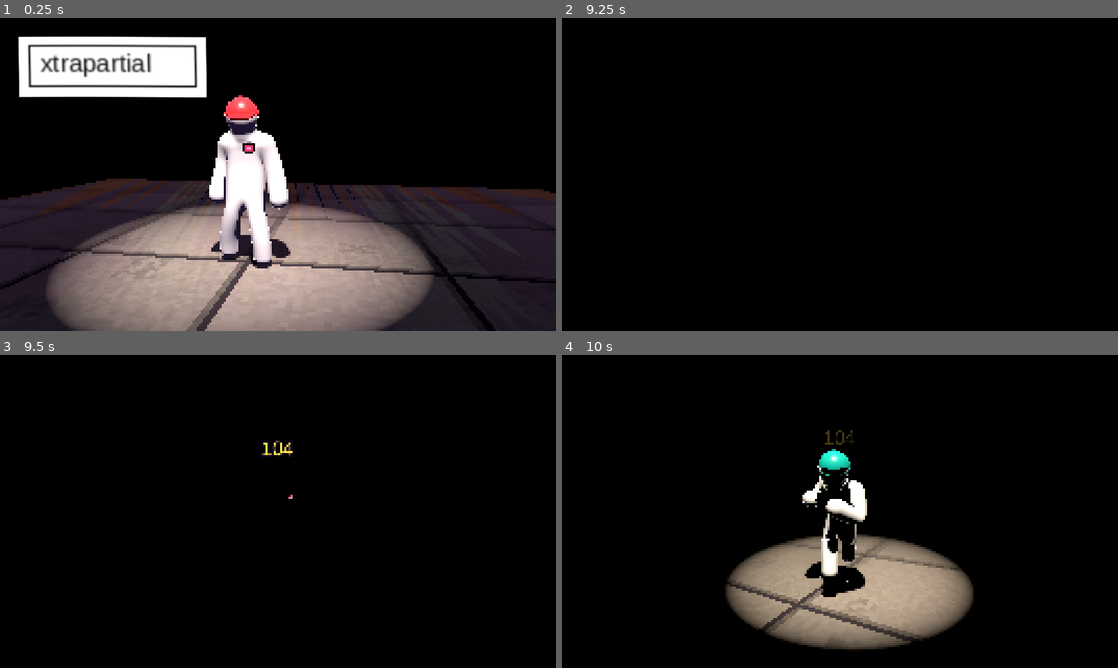
Above: before the commit, frames 1-4 (two rows, left to right).
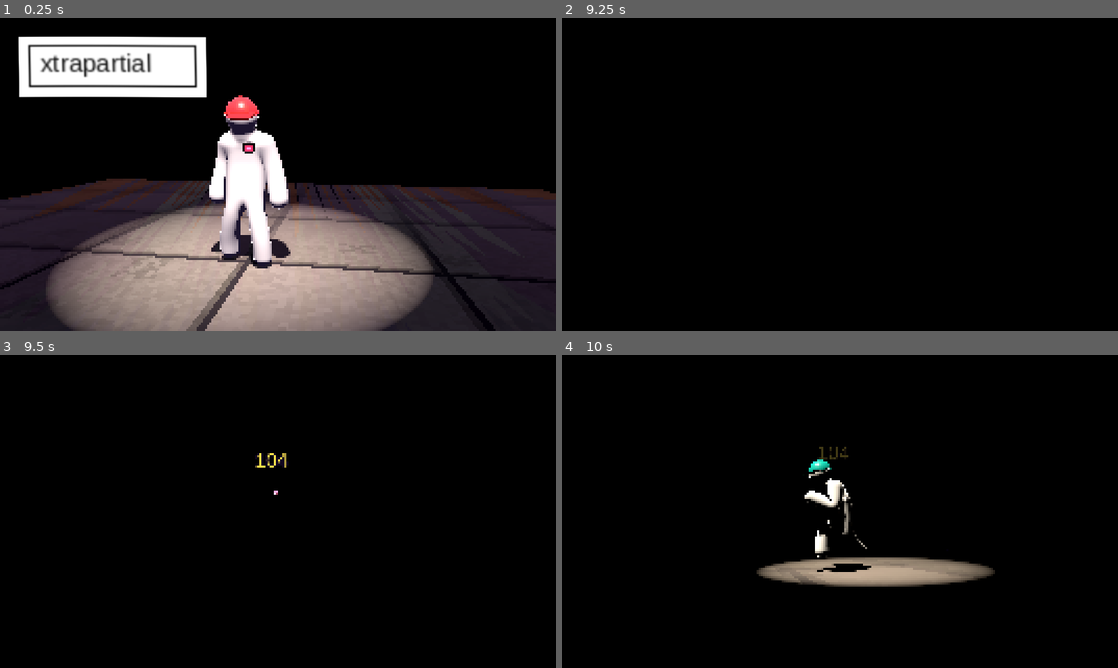
Above: after the commit, the same moments.

Repository: shrimpsooup2/xpl
Game: Godot game, scene res://scenes/main_menu.tscn
The game is run twice, just before and just after one commit, with the same random seed, the same clock (stepped at 60 frames per second) and the same inputs.
Inputs (mouse positions are in pixels of both pictures, inside the frame that each line leads up to):
- Up to frame 1 (0.25 s): no input
- Up to frame 2 (9.25 s): click "free-for-all" at 0.5 s; tap Enter at 1.25 s; move the mouse to (867, 174) at 1.27 s; hold Right mouse button (alt_fire) 1.28-2.03 s; hold W (move_forward) 1.28-6.53 s; tap Space (jump) at 1.52, 2.27, 3.77, 4.52, 5.27, 6.77, 7.52, 8.27 s; click (867, 174) at 1.55 s; move the mouse to (812, 174) at 2.02 s; click (812, 174) at 2.1 s; right-click (812, 174) at 2.3 s; move the mouse to (851, 168) at 2.77 s; hold Right mouse button (alt_fire) 2.78-3.53 s; click (851, 168) at 3.05 s; move the mouse to (834, 180) at 3.52 s; tap Ctrl (crouch) at 3.6 s; click (834, 180) at 3.67 s; right-click (834, 180) at 3.8 s; move the mouse to (878, 177) at 4.27 s; hold Shift (dash) 4.28-5.03 s; click (878, 177) at 4.55 s; tap F2 (debug_respawn) at 4.9 s; move the mouse to (795, 171) at 5.02 s; click (795, 171) at 5.1 s; right-click (795, 171) at 5.3 s; move the mouse to (845, 174) at 5.77 s; hold E (interact) 5.78-6.53 s; click (845, 174) at 6.05 s; move the mouse to (817, 168) at 6.52 s; hold D (move_right) 6.53-7.28 s; tap Tab (scoreboard) at 6.6 s; click (817, 168) at 6.67 s; right-click (817, 168) at 6.8 s; move the mouse to (867, 174) at 7.27 s; hold Q (throw_weapon) 7.28-8.03 s; hold W (move_forward) from 7.28 s (still down); click (867, 174) at 7.55 s; move the mouse to (812, 174) at 8.02 s; tap G (use_throwable) at 8.1 s; click (812, 174) at 8.17 s; right-click (812, 174) at 8.3 s; move the mouse to (851, 168) at 8.77 s; hold 2 (weapon_fists) from 8.78 s (still down); click (851, 168) at 9.05 s
- Up to frame 3 (9.5 s): keep holding W (move_forward); keep holding 2 (weapon_fists)
- Up to frame 4 (10 s): move the mouse to (834, 517) at 9.52 s; release W (move_forward) at 9.53 s; release 2 (weapon_fists) at 9.53 s; hold A (move_left) from 9.53 s (still down); tap 1 (weapon_primary) at 9.6 s; click (834, 517) at 9.67 s; tap Space (jump) at 9.77 s; right-click (834, 517) at 9.8 s

Frames 1-2 are identical in both runs. In frame 3, 0.4% of the frame differs, in the area x 45-53%, y 27-46%; in frame 4, 13%, in the area x 29-78%, y 24-94%.

Commit message:
Dying in a game no longer leaves you on a black screen; lower death camera
After the death cinematic the screen stayed black, with the world's
lights off and no HUD, until something respawned you. The sandbox does
at once, but a game doesn't: free-for-all waits for the round to end,
so dying there looked like the game had frozen.

Now, when the cinematic's over and you aren't straight back, the world
is put back, the picture fades in from black, and you watch someone
alive: whoever killed you first, else the next one (teammates first in
teams). The camera rides behind them and pulls in rather than go
through walls; click for the next, right-click for the last, and when
the one you're watching dies it moves on. A box at the bottom says who
you're watching and when you're back ("back in 2", "back soon" on an
online client, or "out till the round's over").

The death camera also moves: 4 m away instead of 3.2, low down (0.45 m,
looking up at you) and 40 degrees round to one side instead of straight
in front.

Test: after dying in a game you watch your killer from just behind them
as the picture fades back in; a click moves on; when they die it moves
on to whoever's left, and to nobody when everyone's down; respawning
ends it. GDD 10.5.

Co-Authored-By: Claude Opus 5.5 <noreply@anthropic.com>
Claude-Session: https://claude.ai/code/session_01Tj9HxZHYVTVMQ6X4MXNMBu

Diff:
--- a/src/game/match.gd
+++ b/src/game/match.gd
@@ -489,6 +489,11 @@
 
 
 ## The local person's PlayerInfo, or null (a dedicated server).
+## Seconds until `info` respawns, or -1 if they aren't waiting to.
+func respawn_in(info: PlayerInfo) -> float:
+	return maxf(_respawns[info], 0.0) if _respawns.has(info) else -1.0
+
+
 func local_info() -> PlayerInfo:
 	for info in infos:
 		if info.local:
--- a/src/player/death_sequence.gd
+++ b/src/player/death_sequence.gd
@@ -2,7 +2,8 @@
 extends Node
 ## The local player's death cinematic. The screen blacks out, the world goes
 ## dark, a spotlight clunks on beside you and swings over to settle on you,
-## the camera looks at you from the front, and you comically fall apart.
+## the camera looks up at you from low down, back a way and off to one
+## side, and you comically fall apart.
 ##
 ## Presentation only: the player's simulation has already stopped. Every
 ## timing is a constant here so it's easy to tune.
@@ -17,16 +18,21 @@
 const CAPTION_DELAY := 0.5  # After the last piece falls.
 const HOLD := 1.8
 const FADE_OUT := 0.3
-
-const CAMERA_DISTANCE := 3.2
-const CAMERA_HEIGHT := 1.3
-const LOOK_HEIGHT := 0.95
+## Back from black when it's over and you watch someone (Player.spectate).
+const FADE_BACK := 0.35
+
+## The camera: this far away, this low (looking up at you), and turned this
+## far round from straight in front.
+const CAMERA_DISTANCE := 4.0
+const CAMERA_HEIGHT := 0.45
+const CAMERA_ANGLE := deg_to_rad(40.0)
+const LOOK_HEIGHT := 0.9
 ## Once you crumble, the camera tilts down to the heap.
 const HEAP_LOOK_HEIGHT := 0.35
 const HEAP_TILT_START := 1.3  # Seconds after the collapse begins.
 const HEAP_TILT_TIME := 1.1
 ## How far the camera creeps toward you over the sequence.
-const DOLLY := 0.7
+const DOLLY := 0.8
 const DOLLY_TIME := 4.0
 
 ## The spotlight hangs high in front of you, on the camera's side, like a
@@ -102,8 +108,9 @@
 		player.model.fall_apart(true, _camera_position()))
 
 
-## Ends the sequence early (or at the end) and puts the world back.
-func stop() -> void:
+## Ends the sequence early (or at the end) and puts the world back; with
+## `fade_back`, the picture fades back in from black.
+func stop(fade_back := false) -> void:
 	if not _active:
 		return
 	_active = false
@@ -112,8 +119,13 @@
 	if player.model.fell_apart.is_connected(_on_fell_apart):
 		player.model.fell_apart.disconnect(_on_fell_apart)
 	_restore_world()
-	_overlay.color.a = 0.0
 	_caption.visible = false
+	if fade_back:
+		_overlay.color.a = 1.0
+		_tween = create_tween()
+		_tween.tween_property(_overlay, "color:a", 0.0, FADE_BACK)
+	else:
+		_overlay.color.a = 0.0
 
 
 func _process(delta: float) -> void:
@@ -123,7 +135,7 @@
 	var tilt := smoothstep(0.0, 1.0, (_elapsed - _collapse_at - HEAP_TILT_START) / HEAP_TILT_TIME)
 	var look := _feet + Vector3.UP * lerpf(LOOK_HEIGHT, HEAP_LOOK_HEIGHT, tilt)
 	var creep := ease(clampf(_elapsed / DOLLY_TIME, 0.0, 1.0), 0.6) * DOLLY
-	var from := _camera_position() - _facing * creep
+	var from := _camera_position() - _toward_camera() * creep
 	# Never inside a wall: swept out from over the body, stopping short.
 	var over := _feet + Vector3.UP * CAMERA_HEIGHT
 	from = over.lerp(from, player.reach_toward(over, from))
@@ -131,7 +143,12 @@
 
 
 func _camera_position() -> Vector3:
-	return _feet + _facing * CAMERA_DISTANCE + Vector3.UP * CAMERA_HEIGHT
+	return _feet + _toward_camera() * CAMERA_DISTANCE + Vector3.UP * CAMERA_HEIGHT
+
+
+## From you toward the camera: in front of you, turned CAMERA_ANGLE round.
+func _toward_camera() -> Vector3:
+	return Basis(Vector3.UP, CAMERA_ANGLE) * _facing
 
 
 # --- Steps --------------------------------------------------------------------
--- a/src/player/player.gd
+++ b/src/player/player.gd
@@ -31,6 +31,8 @@
 ## it as a ball this big (it covers the near plane at the widest FOV), and
 ## stops short of the world; it comes back out this fast once clear.
 const CAMERA_PROBE := 0.15
+## Watching someone after you've died: this far behind them.
+const SPECTATE_DISTANCE := 3.4
 const CAMERA_RECOVER := 4.0
 const THIRD_PERSON_DISTANCE := 3.4
 const THIRD_PERSON_HEIGHT := 0.5
@@ -114,6 +116,9 @@
 ## Respawns itself when the death sequence ends (the sandbox). In a game the
 ## match decides when (see Match).
 var auto_respawn := true
+## Who you're watching while you wait to come back (a game that doesn't
+## respawn you at once): the camera rides behind them. Click for the next.
+var spectating: Player
 var _since_hit := INF
 var _last_hit := {}
 ## Networking (docs/NETWORKING.md). On a server, a client's player runs on
@@ -217,7 +222,9 @@
 		death.player = self
 		add_child(death)
 		death.finished.connect(func() -> void:
-			if auto_respawn:
+			if not auto_respawn:
+				spectate(_last_hit.get("attacker") as Player if not _last_hit.is_empty() else null)
+			elif auto_respawn:
 				respawn())
 	else:
 		set_physics_process(false)
@@ -233,6 +240,12 @@
 
 func _unhandled_input(event: InputEvent) -> void:
 	if not human_controlled:
+		return
+	if is_dead:
+		# Watching someone: click for the next, right-click for the last.
+		if spectating and (event.is_action_pressed(&"fire") or event.is_action_pressed(&"alt_fire")):
+			spectating = next_to_watch(-1 if event.is_action_pressed(&"alt_fire") else 1)
+			get_viewport().set_input_as_handled()
 		return
 	if event is InputEventMouseMotion and Input.mouse_mode == Input.MOUSE_MODE_CAPTURED:
 		var delta: Vector2 = (event as InputEventMouseMotion).screen_relative
@@ -440,6 +453,7 @@
 	state.reset(movement_params)
 	weapons.reset()
 	_aim_toggled = false
+	spectating = null
 	health = max_health
 	_since_hit = INF
 	_last_hit = {}
@@ -498,6 +512,58 @@
 ## How far the camera is zoomed in (1 = not at all).
 func zoom_amount() -> float:
 	return _zoom
+
+
+## Stops the death cinematic (the world comes back, fading in from black)
+## and watches `first` if they're alive, else the next living player.
+func spectate(first: Player = null) -> void:
+	if death:
+		death.stop(true)
+	spectating = first if can_watch(first) else null
+	spectating = spectating if spectating else next_to_watch(1)
+	if spectating:
+		_watch_yaw = spectating.yaw
+
+
+## Whether `other` is someone you could watch: alive, and not you.
+func can_watch(other: Player) -> bool:
+	return other != null and is_instance_valid(other) and other != self and not other.is_dead and other.is_inside_tree()
+
+
+## The living player `step` along from the one you're watching (teammates
+## first in teams), or null if nobody's left.
+func next_to_watch(step: int) -> Player:
+	var alive: Array = get_tree().get_nodes_in_group(Ballistics.GROUP) \
+			.filter(func(n: Node) -> bool: return n is Player and can_watch(n))
+	if alive.is_empty():
+		return null
+	var teams := Game.current != null and is_instance_valid(Game.current) and Game.current.rules.is_teams()
+	alive.sort_custom(func(a: Player, b: Player) -> bool:
+		var mine_a := teams and a.team == team
+		var mine_b := teams and b.team == team
+		return mine_a if mine_a != mine_b else a.get_instance_id() < b.get_instance_id())
+	var at := alive.find(spectating)
+	return alive[posmod(at + step, alive.size())] if at >= 0 else alive[0]
+
+
+var _watch_yaw := 0.0
+
+
+# The camera rides behind whoever you're watching, above their shoulder, and
+# pulls in rather than go through a wall. When they die, the next one.
+func _watch(delta: float) -> void:
+	if not can_watch(spectating):
+		spectating = next_to_watch(1)
+		if spectating == null:
+			return
+	_watch_yaw = lerp_angle(_watch_yaw, spectating.yaw, 1.0 - exp(-5.0 * delta))
+	var head := spectating.model.global_position + Vector3.UP * 1.45
+	var behind := Basis(Vector3.UP, _watch_yaw) * Vector3(0.0, 0.55, SPECTATE_DISTANCE)
+	var want := head + behind
+	var from := head.lerp(want, reach_toward(head, want))
+	var look := head + Basis(Vector3.UP, _watch_yaw) * Vector3(0.0, -0.3, -4.0)
+	camera.global_transform = Transform3D(Basis.looking_at(look - from, Vector3.UP), from)
+	camera.fov = vfov_from_hfov_16_9(view_settings.fov_horizontal)
 
 
 ## How much slower you turn while zoomed (ViewSettings.aim_sensitivity).
@@ -584,7 +650,10 @@
 
 func _process(delta: float) -> void:
 	if is_dead:
-		return  # The death sequence has the camera.
+		# The death sequence has the camera, then whoever you're watching.
+		if spectating != null and not (death and death.is_active()):
+			_watch(delta)
+		return
 	var p := movement_params
 	var v := view_settings
 	var f := Engine.get_physics_interpolation_fraction()
--- a/src/ui/game_ui.gd
+++ b/src/ui/game_ui.gd
@@ -21,6 +21,8 @@
 var layer: LofiLayer
 var hud: GameHud
 var overlays: Overlays
+## While you're dead in a game: who you're watching, and when you're back.
+var watch_box: PanelContainer
 var pause: PauseMenu
 var impact: ImpactFrames
 var speed_lines: SpeedLines
@@ -48,6 +50,9 @@
 	layer.canvas.add_child(hud)
 	overlays = Overlays.new()
 	layer.canvas.add_child(overlays)
+	watch_box = LofiUI.box("", LofiUI.SMALL, LofiUI.Style.NORMAL)
+	watch_box.visible = false
+	layer.canvas.add_child(watch_box)
 	pause = PauseMenu.new()
 	pause.layer = layer
 	layer.canvas.add_child(pause)
@@ -92,6 +97,7 @@
 	if player and player.view_settings:
 		LofiUI.motion = player.view_settings.ui_motion
 		LofiUI.smoothing = player.view_settings.camera_smoothing
+	_show_watching()
 	if player and player.weapons:
 		var w := player.weapons
 		var def := w.current
@@ -264,6 +270,35 @@
 	if cam == null or cam.is_position_behind(world):
 		return Vector2(0.5, 0.5)
 	return cam.unproject_position(world) / get_viewport().get_visible_rect().size
+
+
+## Dead and waiting: "watching bot 2 · click for the next · back in 2".
+func _show_watching() -> void:
+	var text := ""
+	if player and player.is_dead and not (player.death and player.death.is_active()):
+		if player.spectating:
+			text = "watching %s · click for the next" % player.spectating.player_name
+		else:
+			text = "everyone's down"
+		if game and is_instance_valid(game):
+			var me := game.local_info()
+			var back := game.respawn_in(me) if me else -1.0
+			if back >= 0.0:
+				text += " · back in %d" % ceili(back)
+			elif game.rules.respawn:
+				text += " · back soon"  # A client: the server keeps the time.
+			else:
+				text += " · out till the round's over"
+	if text == "":
+		watch_box.visible = false
+		return
+	if not watch_box.visible:
+		watch_box.visible = true
+		LofiUI.enter(watch_box, Vector2(0, 10), 0.0, 0.25)
+	if LofiUI.label_of(watch_box).text != text:
+		LofiUI.set_text(watch_box, text)
+	var view := layer.canvas.size
+	watch_box.position = Vector2((view.x - watch_box.size.x) * 0.5, view.y - watch_box.size.y - 26.0)
 
 
 func _set_alive_ui(alive: bool) -> void:
--- a/tests/game_tests.gd
+++ b/tests/game_tests.gd
@@ -195,6 +195,41 @@
 	check(you.is_dead and deaths.size() == 1 and deaths[0].heartshot, "and through the heart, it's a heartshot")
 
 
+func test_after_dying_in_a_game_you_watch_someone_not_a_black_screen() -> void:
+	var you := make_player(Vector3(0, 0.05, 0), 0.0, true)
+	you.set_physics_process(false)
+	you.auto_respawn = false  # A game: you don't come straight back.
+	var killer := make_player(Vector3(4, 0.05, 0))
+	var other := make_player(Vector3(-4, 0.05, 0))
+	await physics(5)
+	you.set_process(true)
+	you.take_hit(hit(killer, 500.0))
+	check(you.is_dead and you.death.is_active(), "dead: the cinematic plays")
+	you.death.finished.emit()  # It's over (skipped).
+	await frames(3)
+	check(you.spectating == killer, "then you watch whoever killed you")
+	check(not you.death.is_active(), "the cinematic's done, the world put back")
+	await frames(int(DeathSequence.FADE_BACK * 60.0) + 5)
+	check(you.death._overlay.color.a == 0.0, "and the picture fades back in from black")
+	var cam := you.camera.global_position
+	check(cam.distance_to(killer.global_position + Vector3.UP * 1.45) < Player.SPECTATE_DISTANCE + 0.8,
+			"from just behind them (%.1f m)" % cam.distance_to(killer.global_position))
+	var click := InputEventAction.new()
+	click.action = &"fire"
+	click.pressed = true
+	you._unhandled_input(click)
+	check(you.spectating == other, "click: the next one")
+	other.die()
+	await frames(2)
+	check(you.spectating == killer, "when they die, back to whoever's left")
+	killer.die()
+	await frames(2)
+	check(you.spectating == null, "nobody left: nobody to watch")
+	you.respawn()
+	check(you.spectating == null and not you.is_dead, "back in the game")
+	Input.mouse_mode = Input.MOUSE_MODE_VISIBLE
+
+
 func test_a_heartshot_kills_outright_and_a_fall_after_a_hit_is_the_hitters() -> void:
 	var a := make_player(Vector3(0, 0.05, 0))
 	var b := make_player(Vector3(3, 0.05, 0))
Not shown, changed: docs/GDD.md
